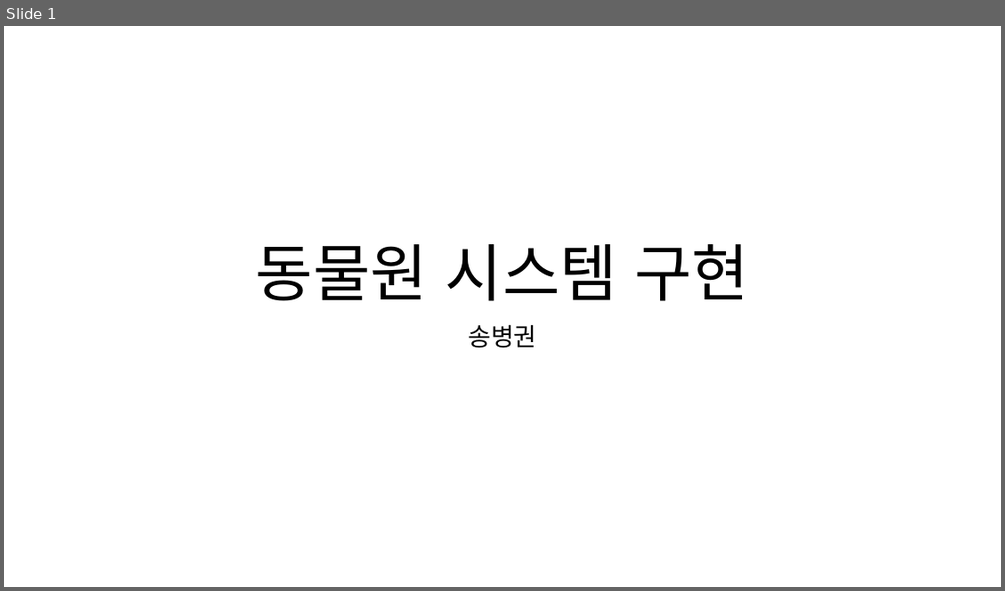
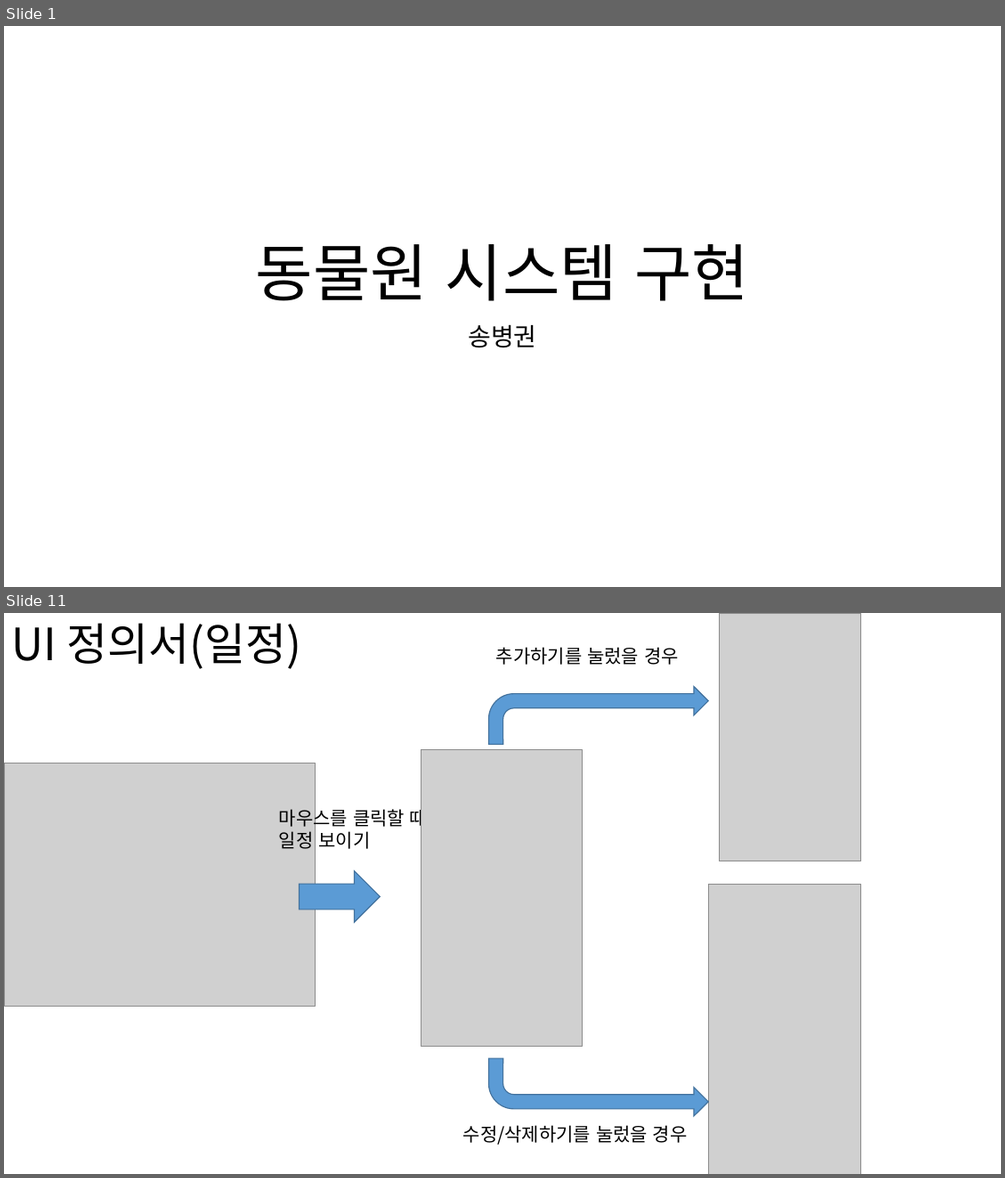
Before and after one commit to SongByungKwon/Frist-P, a slide deck: P/doc/동물원 시스템 구현.pptx. Shown one above the other, each under a label of ours: slide 1 before the commit, slides 1 and 11 after it; the slides between them are not shown. The pictures are 1005x591 and 1005x1178 pixels, drawn with LibreOffice and Linux fonts; fonts in the diff are those of the drawing; grey boxes stand for pictures. Boxes give left, top, right and bottom in pixels: in the first picture for what was removed or moved away, otherwise in the second. Text is boxed around its words. In the diff, an @@ line names an element or a change of style, - is before the commit and + after.

```diff
--- a/P/doc/동물원 시스템 구현.pptx
+++ b/P/doc/동물원 시스템 구현.pptx
@@ slide 11 added at (4,613,1001,1174), background #FFFFFF @@
@@ text added at (11,623,301,669), 42.9 pt, text #000000 @@
+UI 정의서(일정)
@@ picture added at (720,613,861,861) @@
@@ text added at (496,647,679,665), 18 pt, text #000000 @@
+추가하기를 눌렀을 경우
@@ bent arrow added at (488,686,708,744), fill #5B9BD5, outline #43739E 1 pt @@
@@ picture added at (4,763,316,1005) @@
@@ picture added at (421,750,582,1046) @@
@@ text added at (279,806,427,849), 18 pt, text #000000 @@
+마우스를 클릭할 때 일정 보이기
@@ right arrow added at (299,871,380,922), fill #5B9BD5, outline #43739E 1 pt @@
@@ picture added at (708,884,861,1174) @@
@@ bent arrow added at (488,1058,708,1116), fill #5B9BD5, outline #43739E 1 pt @@
@@ text added at (463,1125,688,1144), 18 pt, text #000000 @@
+수정/삭제하기를 눌렀을 경우
```
Also in this commit, not shown: 5 slides changed, 6 other slides added, 3 slides removed, 5 other files.
